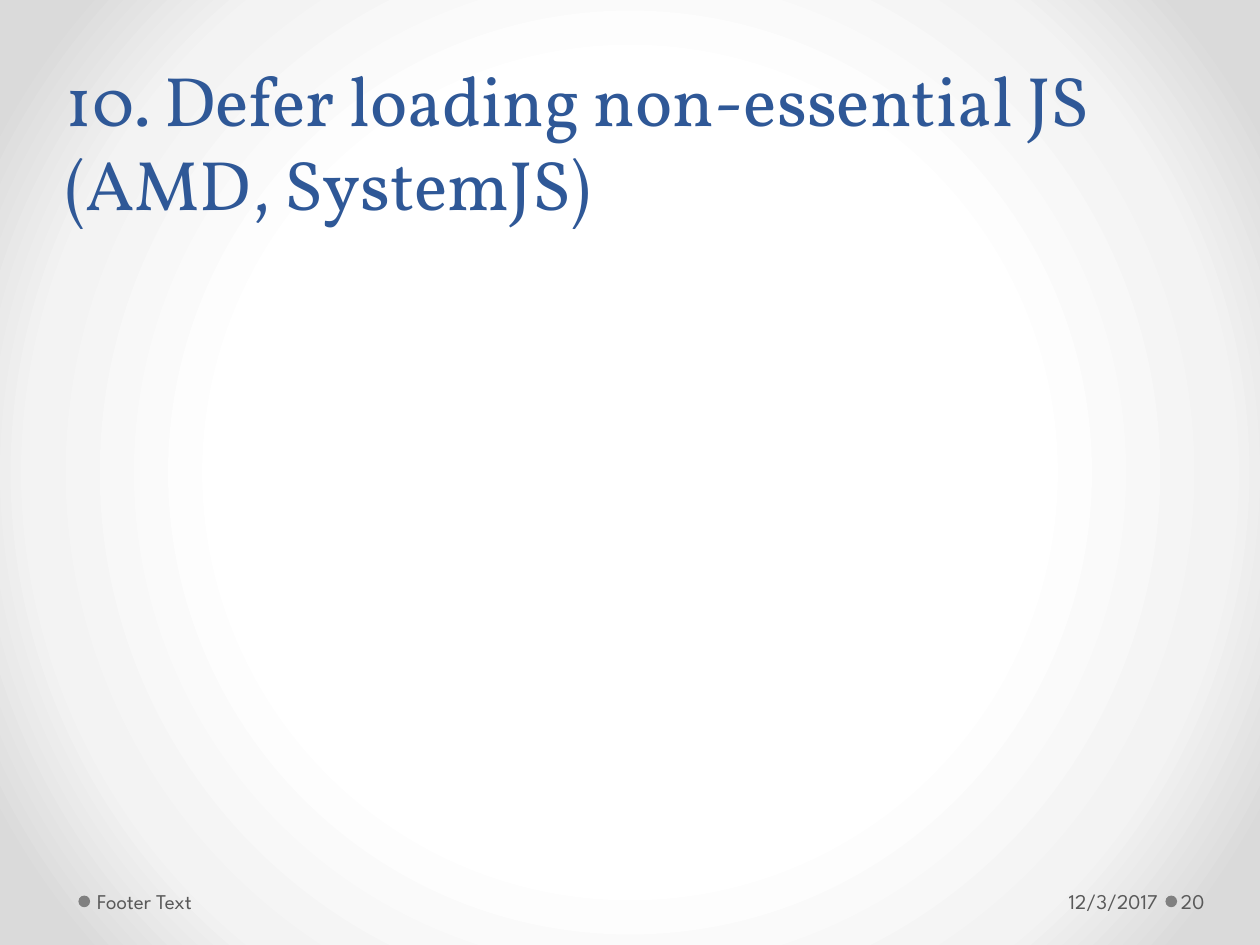
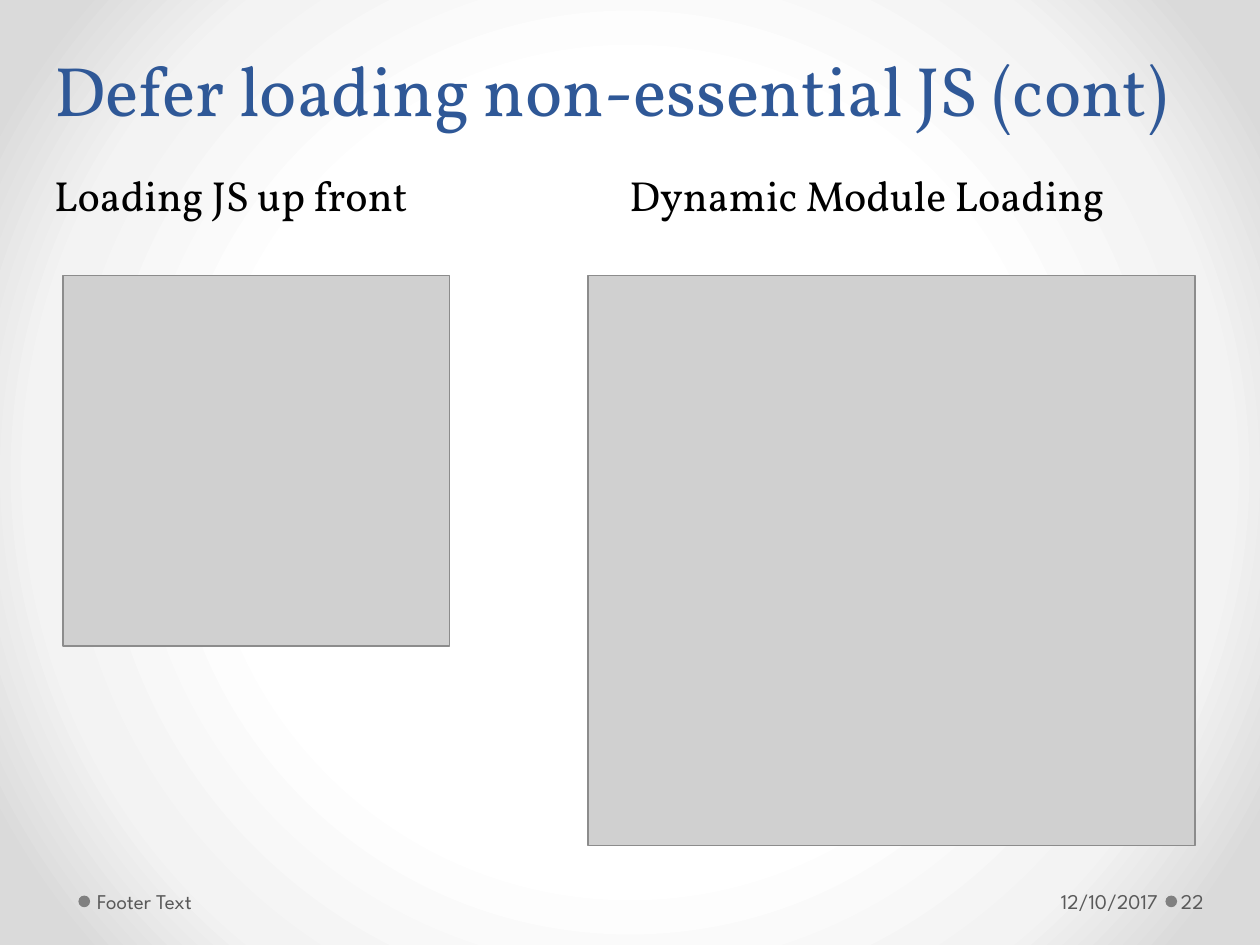
Before and after one commit to h-t-tran/brown, a slide deck: slide 22 of web-pg-performance/webpgperformance.pptx (slide 20 before the commit). Drawn at 1260x945 pixels with LibreOffice and Linux fonts; fonts in the diff are those of the drawing; grey boxes stand for pictures. Boxes give left, top, right and bottom in pixels: in the first picture for what was removed or moved away, otherwise in the second. Text is boxed around its words. In the diff, an @@ line names an element or a change of style, - is before the commit and + after.

```diff
--- a/web-pg-performance/webpgperformance.pptx
+++ b/web-pg-performance/webpgperformance.pptx
@@ title at (55,64,1167,135): text changed @@
-10. Defer loading non-essential JS (AMD, SystemJS)
+Defer loading non-essential JS (cont)
@@ text added at (54,181,408,222), 24 pt, text #000000 @@
+Loading JS up front
@@ text added at (629,181,1105,222), 24 pt, text #000000 @@
+Dynamic Module Loading
@@ picture added at (63,276,450,646) @@
@@ picture added at (588,276,1196,847) @@
@@ text at (1061,894,1158,911): text changed @@
-12/3/2017
+12/10/2017
@@ page number at (1181,895,1204,909): text changed @@
-20
+22
```
Also in this commit, not shown: 18 other slides changed, 2 slides added, 3 other files.
